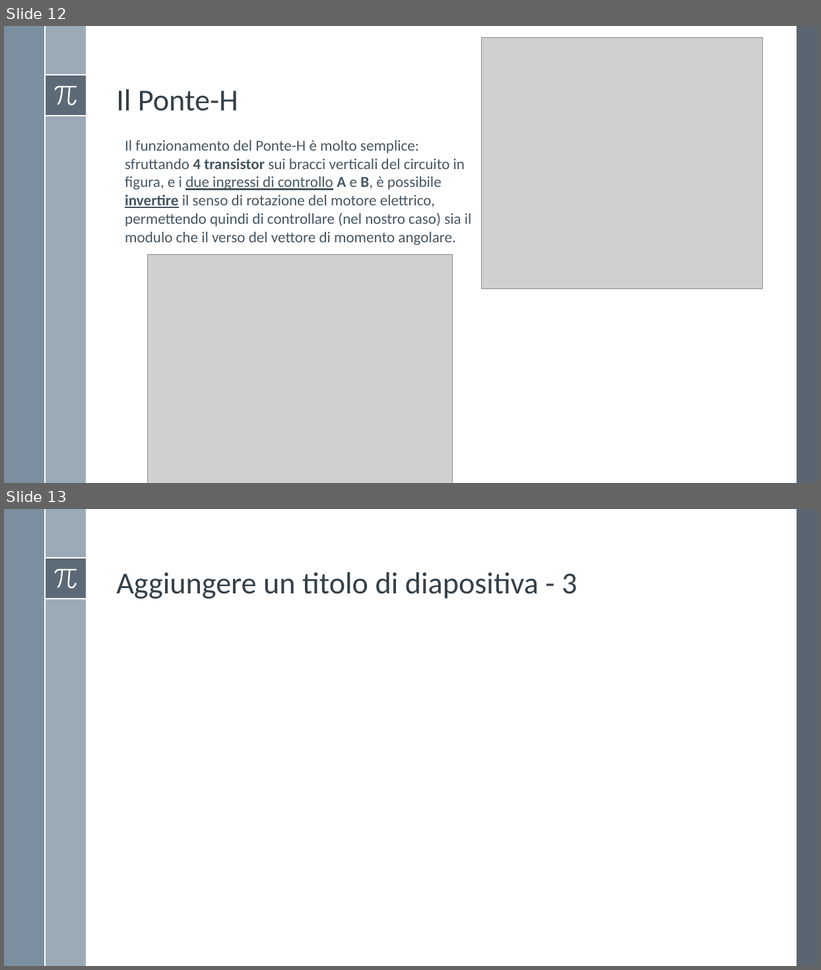
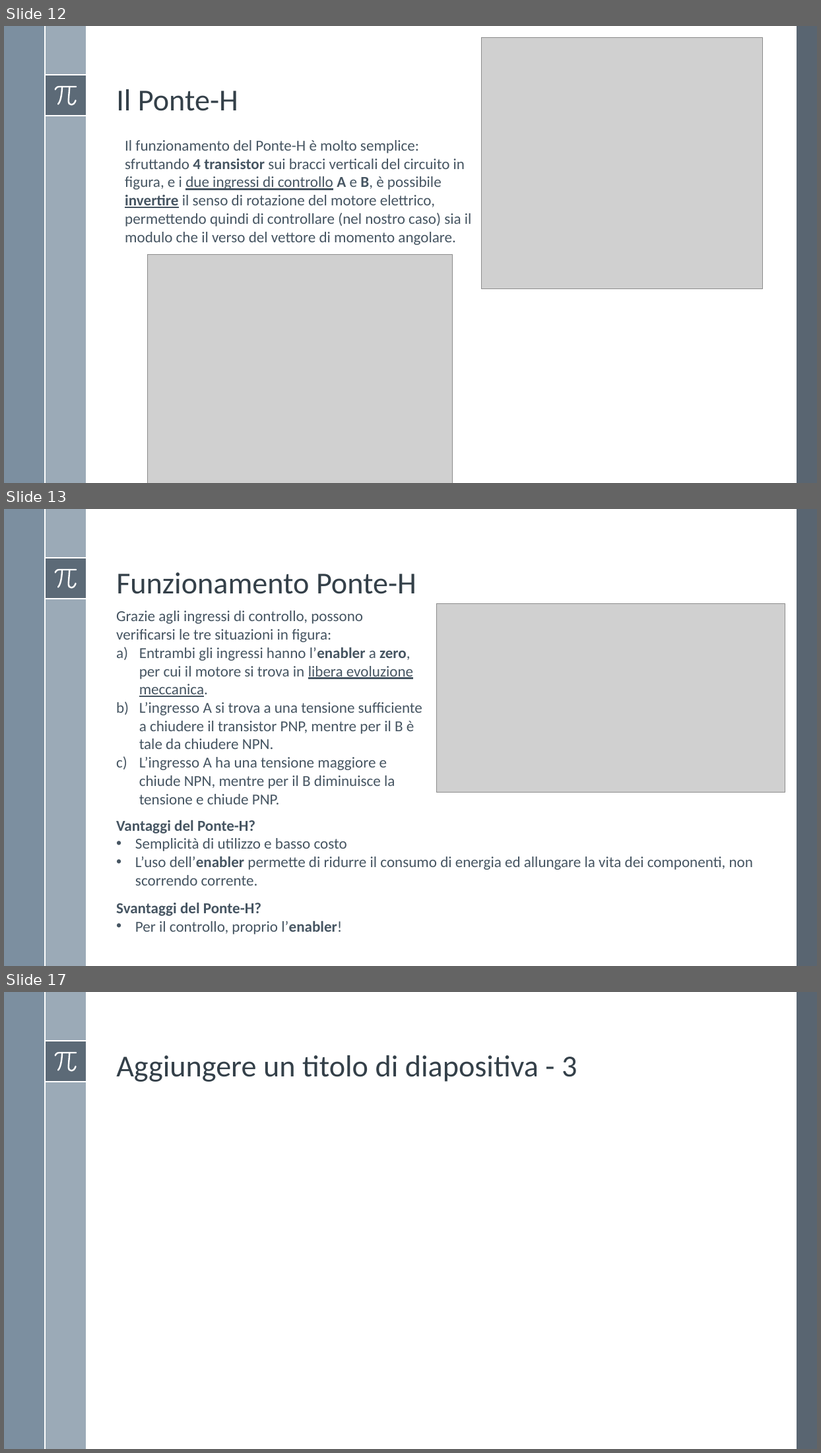
Before and after one commit to Alfystar/mv-Project, a slide deck: 00_Relazione/Modello e identificazione di un motore DC/Modello e identificazione di un motore DC.pptx. Shown one above the other, each under a label of ours: slides 12 and 13 before the commit, slides 12, 13 and 17 after it; the slides between them are not shown. The pictures are 821x970 and 821x1453 pixels, drawn with LibreOffice and Linux fonts; fonts in the diff are those of the drawing; grey boxes stand for pictures. Boxes give left, top, right and bottom in pixels: in the first picture for what was removed or moved away, otherwise in the second. Text is boxed around its words. In the diff, an @@ line names an element or a change of style, - is before the commit and + after.

```diff
--- a/00_Relazione/Modello e identificazione di un motore DC/Modello e identificazione di un motore DC.pptx
+++ b/00_Relazione/Modello e identificazione di un motore DC/Modello e identificazione di un motore DC.pptx
@@ slide 13 added at box(4, 509, 817, 966), background #FFFFFF; not listed: 8 template elements that a slide beside it also shows @@
@@ title added at box(116, 572, 416, 594), 36 pt, text #35404A @@
+Funzionamento Ponte-H
@@ picture added at box(436, 603, 785, 793) @@
@@ text added at box(116, 611, 422, 805), 18 pt, text #465562 @@
+Grazie agli ingressi di controllo, possono verificarsi le tre situazioni in figura:
+a) Entrambi gli ingressi hanno l’enabler a zero, per cui il motore si trova in libera evoluzione meccanica.
+b) L’ingresso A si trova a una tensione sufficiente a chiudere il transistor PNP, mentre per il B è tale da chiudere NPN.
+c) L’ingresso A ha una tensione maggiore e chiude NPN, mentre per il B diminuisce la tensione e chiude PNP.
@@ text added at box(116, 821, 753, 886), 18 pt, text #465562 @@
+Vantaggi del Ponte-H?
+• Semplicità di utilizzo e basso costo
+• L’uso dell’enabler permette di ridurre il consumo di energia ed allungare la vita dei componenti, non scorrendo corrente.
@@ text added at box(116, 903, 342, 935), 18 pt, text #465562, bold @@
+Svantaggi del Ponte-H?
+• Per il controllo, proprio l’enabler!
@@ what was slide 13 is now slide 17 @@
```
Also in this commit, not shown: 3 other slides added, 3 other files.
